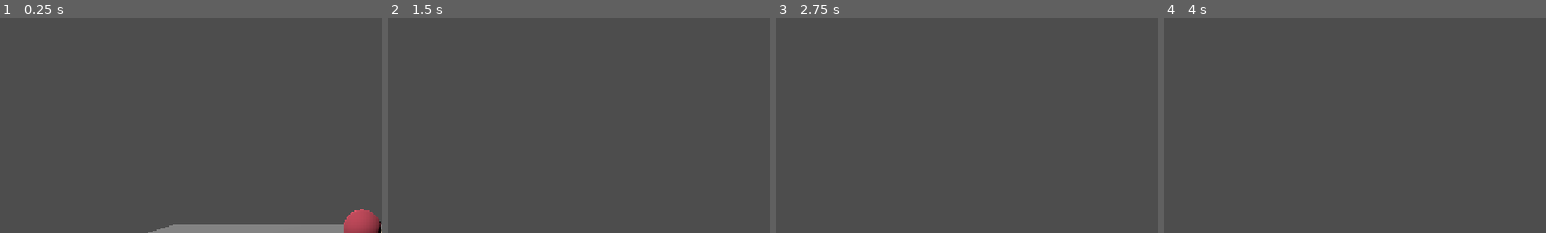
Above: before the commit, frames 1-4 (left to right).
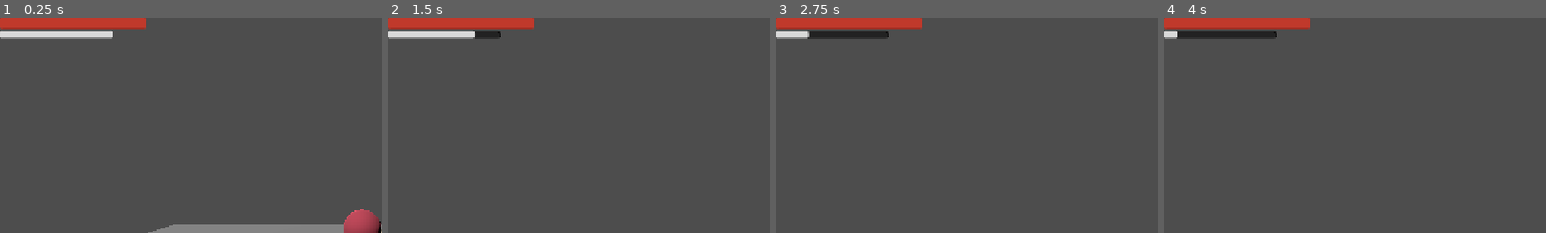
Above: after the commit, the same moments.

Repository: felipeallen20/valero-arpg
Game: Godot game, scene res://scenes/world.tscn
Same seed, same stepped clock (60 frames per second), same inputs: the game is played once before the commit and once after it. The project has no main scene, so this scene is started directly.
Inputs (mouse positions are % of the whole screen's width and height, from its top left):
- Up to frame 1 (0.25 s): no input
- Up to frame 2 (1.5 s): move the mouse to (55, 50) at 0.52 s; hold W (forward) from 0.53 s (still down); tap Shift (dodge) at 0.6 s; click (55, 50) at 0.67 s; tap Space (jump) at 0.77 s; move the mouse to (45, 50) at 1.27 s; click (45, 50) at 1.35 s
- Up to frame 3 (2.75 s): keep holding W (forward); tap Space (jump) at 1.52 s; tap Shift (dodge) at 1.55, 2.1 s; move the mouse to (52, 48) at 2.02 s
- Up to frame 4 (4 s): keep holding W (forward); move the mouse to (49, 52) at 2.77 s; tap Shift (dodge) at 2.85, 3.8 s; click (49, 52) at 2.92 s; tap Space (jump) at 3.02, 3.77 s; move the mouse to (57, 51) at 3.52 s; press the mouse at (57, 51) at 3.53 s
The pictures show only the part of the screen within x 0-50%, y 0-50%; the shares and areas given below are measured in that part.

The runs differ from the first frame. In frame 1, 3.2% of the frame differs, in the area x 0-39%, y 0-10%; in frame 2, 3.2%; in frame 3, 3.1%; in frame 4, 3.1%.

Commit message:
UI for HP and stamina added

Diff:
--- /dev/null
+++ b/valero/scenes/UI/HUD/hud.tscn
@@ -0,0 +1,28 @@
+[gd_scene format=3 uid="uid://brnr1b1ay3jen"]
+
+[ext_resource type="Script" uid="uid://cj8a1spxb818l" path="res://scripts/UI/hud.gd" id="1_5f3yu"]
+
+[node name="HUD" type="CanvasLayer" unique_id=1768720518]
+script = ExtResource("1_5f3yu")
+
+[node name="MarginContainer" type="MarginContainer" parent="." unique_id=861371815]
+offset_right = 40.0
+offset_bottom = 40.0
+
+[node name="VBoxContainer" type="VBoxContainer" parent="MarginContainer" unique_id=1384896334]
+layout_mode = 2
+size_flags_horizontal = 0
+
+[node name="HealthBar" type="ProgressBar" parent="MarginContainer/VBoxContainer" unique_id=1065543005]
+unique_name_in_owner = true
+custom_minimum_size = Vector2(220, 16)
+layout_mode = 2
+size_flags_horizontal = 0
+show_percentage = false
+
+[node name="StaminaBar" type="ProgressBar" parent="MarginContainer/VBoxContainer" unique_id=1357083118]
+unique_name_in_owner = true
+custom_minimum_size = Vector2(170, 10)
+layout_mode = 2
+size_flags_horizontal = 0
+show_percentage = false
--- a/valero/scenes/player.tscn
+++ b/valero/scenes/player.tscn
@@ -3,6 +3,7 @@
 [ext_resource type="Script" uid="uid://cuv0ovrg8ql0y" path="res://scripts/player/player.gd" id="1_3vyb7"]
 [ext_resource type="Script" uid="uid://d0g2w5ly45ill" path="res://scripts/player/player_camera.gd" id="2_g2els"]
 [ext_resource type="PackedScene" uid="uid://c5sjv3oxst7b3" path="res://scenes/weapons/practice_sword.tscn" id="3_qhqgy"]
+[ext_resource type="Script" uid="uid://c5oen0j314vy5" path="res://scripts/player/player_stats.gd" id="4_dqkch"]
 
 [sub_resource type="CapsuleMesh" id="CapsuleMesh_qhqgy"]
 
@@ -33,3 +34,6 @@
 
 [node name="PracticeSword" parent="." unique_id=938474064 instance=ExtResource("3_qhqgy")]
 transform = Transform3D(1.75, 0, 0, 0, 1.75, 0, 0, 0, 1.75, 0.51834464, -0.357847, -0.37549663)
+
+[node name="PlayerStats" type="Node3D" parent="." unique_id=1662973353]
+script = ExtResource("4_dqkch")
--- a/valero/scenes/world.tscn
+++ b/valero/scenes/world.tscn
@@ -3,6 +3,7 @@
 [ext_resource type="Script" uid="uid://cgxdi2i8d34kg" path="res://scripts/world/world.gd" id="1_nnsk1"]
 [ext_resource type="PackedScene" uid="uid://bbkopmp5481wl" path="res://scenes/player.tscn" id="2_rwgxs"]
 [ext_resource type="PackedScene" uid="uid://dbrdyhkcvccbv" path="res://scenes/enemy.tscn" id="3_4wyf3"]
+[ext_resource type="PackedScene" uid="uid://brnr1b1ay3jen" path="res://scenes/UI/HUD/hud.tscn" id="4_k0juu"]
 
 [sub_resource type="BoxShape3D" id="BoxShape3D_wwd58"]
 
@@ -25,7 +26,9 @@
 [node name="DirectionalLight3D" type="DirectionalLight3D" parent="." unique_id=1388006012]
 transform = Transform3D(0.8660254, 0.38302222, -0.32139382, 0, 0.64278764, 0.76604444, 0.5, -0.66341394, 0.5566704, 50, 50, 50)
 
-[node name="Player" parent="." unique_id=2042077057 instance=ExtResource("2_rwgxs")]
-
 [node name="Enemy" parent="." unique_id=703695394 instance=ExtResource("3_4wyf3")]
 transform = Transform3D(1, 0, 0, 0, 1, 0, 0, 0, 1, -0.019, 1.2, -3.34)
+
+[node name="HUD" parent="." unique_id=1768720518 instance=ExtResource("4_k0juu")]
+
+[node name="Player" parent="." unique_id=2042077057 groups=["player"] instance=ExtResource("2_rwgxs")]
--- /dev/null
+++ b/valero/scripts/UI/hud.gd
@@ -0,0 +1,75 @@
+extends CanvasLayer
+
+const HEALTH_COLOR := Color("#c0392b")    # rojo
+const STAMINA_COLOR := Color("#d9d9d9")   # blanco/gris
+const BAR_BG_COLOR := Color(0.0, 0.0, 0.0, 0.55)
+const BAR_BORDER_COLOR := Color(0.0, 0.0, 0.0, 0.8)
+const TWEEN_TIME := 0.12
+
+@onready var _health_bar: ProgressBar = %HealthBar
+@onready var _stamina_bar: ProgressBar = %StaminaBar
+
+var _stats: PlayerStats
+var _health_tween: Tween
+var _stamina_tween: Tween
+
+
+func _ready() -> void:
+	_style_bar(_health_bar, HEALTH_COLOR)
+	_style_bar(_stamina_bar, STAMINA_COLOR)
+
+	var player := get_tree().get_first_node_in_group("player")
+	if player == null:
+		push_warning("HUD: no hay ningún nodo en el grupo 'player'.")
+		return
+
+	_stats = player.get_node_or_null("PlayerStats") as PlayerStats
+	if _stats == null:
+		push_warning("HUD: el Player no tiene un hijo llamado 'PlayerStats'.")
+		return
+
+	if not _stats.is_node_ready():
+		await _stats.ready
+
+	_stats.health_changed.connect(_on_health_changed)
+	_stats.stamina_changed.connect(_on_stamina_changed)
+
+	_set_bar(_health_bar, _stats.health, _stats.max_health)
+	_set_bar(_stamina_bar, _stats.stamina, _stats.max_stamina)
+
+func _on_health_changed(current: float, maximum: float) -> void:
+	_health_tween = _animate_bar(_health_bar, current, maximum, _health_tween)
+
+
+func _on_stamina_changed(current: float, maximum: float) -> void:
+	# La estamina cambia cada frame al regenerar: se asigna directo, sin tween.
+	_set_bar(_stamina_bar, current, maximum)
+
+
+func _set_bar(bar: ProgressBar, current: float, maximum: float) -> void:
+	bar.max_value = maximum
+	bar.value = current
+
+
+func _animate_bar(bar: ProgressBar, current: float, maximum: float, old_tween: Tween) -> Tween:
+	bar.max_value = maximum
+	if old_tween:
+		old_tween.kill()
+	var tween := create_tween()
+	tween.tween_property(bar, "value", current, TWEEN_TIME)
+	return tween
+
+
+func _style_bar(bar: ProgressBar, fill_color: Color) -> void:
+	var bg := StyleBoxFlat.new()
+	bg.bg_color = BAR_BG_COLOR
+	bg.set_corner_radius_all(3)
+	bg.set_border_width_all(1)
+	bg.border_color = BAR_BORDER_COLOR
+
+	var fill := StyleBoxFlat.new()
+	fill.bg_color = fill_color
+	fill.set_corner_radius_all(3)
+
+	bar.add_theme_stylebox_override("background", bg)
+	bar.add_theme_stylebox_override("fill", fill)
--- a/valero/scripts/player/player.gd
+++ b/valero/scripts/player/player.gd
@@ -34,6 +34,10 @@
 const DODGE_COOLDOWN := 0.40
 const DODGE_IFRAMES := 0.22
 
+const DODGE_STAMINA_COST := 25.0
+
+@onready var stats: PlayerStats = $PlayerStats
+
 var _is_dodging := false
 var _dodge_time_left := 0.0
 var _dodge_cooldown_left := 0.0
@@ -59,6 +63,7 @@
 	# evitando que "flote" o pierda el contacto al bajar rampas suaves.
 	floor_snap_length = 0.3
 	_weapon.wielder = self
+	stats.died.connect(_on_died)
 
 
 func _physics_process(delta: float) -> void:
@@ -78,6 +83,7 @@
 		_turn_body(direction, delta)
 
 	move_and_slide()
+	stats.invulnerable = _is_invulnerable
 
 
 # --- Salto ---
@@ -168,6 +174,9 @@
 		return
 	if _is_dodging or _dodge_cooldown_left > 0.0:
 		return
+	if not stats.use_stamina(DODGE_STAMINA_COST):
+		return
+		_start_dodge()
 	# Un solo dash en el aire por salto; se recarga al tocar el suelo.
 	if not is_on_floor() and not _air_dash_available:
 		return
@@ -224,3 +233,7 @@
 		_iframe_time_left -= delta
 		if _iframe_time_left <= 0.0:
 			_is_invulnerable = false
+
+func _on_died() -> void:
+	set_physics_process(false)
+	print("Jugador muerto")
--- /dev/null
+++ b/valero/scripts/player/player_stats.gd
@@ -0,0 +1,145 @@
+class_name PlayerStats
+extends Node
+
+# --- Señales (la UI y otros sistemas se conectan a estas) ---
+signal health_changed(current: float, maximum: float)
+signal stamina_changed(current: float, maximum: float)
+signal damaged(amount: float)
+signal healed(amount: float)
+signal stamina_depleted
+signal died
+
+# --- Vida ---
+@export_group("Vida")
+@export var max_health: float = 100.0:
+	set(value):
+		max_health = maxf(value, 1.0)
+		if is_node_ready():
+			health = health  # re-clampa contra el nuevo máximo
+@export var health_regen_rate: float = 0.0   # HP/s (0 = sin regeneración)
+
+# --- Estamina ---
+@export_group("Estamina")
+@export var max_stamina: float = 100.0:
+	set(value):
+		max_stamina = maxf(value, 1.0)
+		if is_node_ready():
+			stamina = stamina
+@export var stamina_regen_rate: float = 25.0   # puntos/s una vez termina la espera
+@export var stamina_regen_delay: float = 0.8   # segundos sin regenerar tras gastar
+
+# Valores actuales. Los setters clampan y emiten la señal, así que basta con
+# asignar para que todo se mantenga coherente.
+var health: float:
+	set(value):
+		var clamped := clampf(value, 0.0, max_health)
+		if is_equal_approx(clamped, health):
+			return
+		health = clamped
+		health_changed.emit(health, max_health)
+
+var stamina: float:
+	set(value):
+		var clamped := clampf(value, 0.0, max_stamina)
+		if is_equal_approx(clamped, stamina):
+			return
+		stamina = clamped
+		stamina_changed.emit(stamina, max_stamina)
+		if stamina <= 0.0:
+			stamina_depleted.emit()
+
+# Mientras sea true, take_damage() no hace nada (i-frames del dash, etc.).
+var invulnerable := false
+
+var _regen_delay_left := 0.0
+
+
+func _ready() -> void:
+	health = max_health
+	stamina = max_stamina
+
+
+func _process(delta: float) -> void:
+	if is_dead():
+		return
+	_regen_stamina(delta)
+	if health_regen_rate > 0.0:
+		health += health_regen_rate * delta
+
+
+# --- Vida ---
+func is_dead() -> bool:
+	return health <= 0.0
+
+
+# Devuelve el daño realmente aplicado (0 si era invulnerable o ya estaba muerto).
+func take_damage(amount: float) -> float:
+	if amount <= 0.0 or invulnerable or is_dead():
+		return 0.0
+	var before := health
+	health -= amount
+	var applied := before - health
+	damaged.emit(applied)
+	if is_dead():
+		died.emit()
+	return applied
+
+
+func heal(amount: float) -> float:
+	if amount <= 0.0 or is_dead():
+		return 0.0
+	var before := health
+	health += amount
+	var applied := health - before
+	if applied > 0.0:
+		healed.emit(applied)
+	return applied
+
+
+# --- Estamina ---
+func has_stamina(amount: float) -> bool:
+	return stamina >= amount
+
+
+# Gasto puntual (dash, ataque). Si no alcanza, no gasta nada y devuelve false.
+func use_stamina(amount: float) -> bool:
+	if not has_stamina(amount):
+		return false
+	stamina -= amount
+	_regen_delay_left = stamina_regen_delay
+	return true
+
+
+# Gasto continuo (correr, bloquear): llamar cada frame con "coste por segundo * delta".
+# Devuelve false cuando se acabó la estamina.
+func drain_stamina(amount: float) -> bool:
+	if stamina <= 0.0:
+		return false
+	stamina -= amount
+	_regen_delay_left = stamina_regen_delay
+	return stamina > 0.0
+
+
+func restore_stamina(amount: float) -> void:
+	stamina += amount
+
+
+func _regen_stamina(delta: float) -> void:
+	if _regen_delay_left > 0.0:
+		_regen_delay_left -= delta
+		return
+	if stamina < max_stamina:
+		stamina += stamina_regen_rate * delta
+
+
+# --- Utilidades ---
+func get_health_ratio() -> float:
+	return health / max_health
+
+func get_stamina_ratio() -> float:
+	return stamina / max_stamina
+
+func restore_all() -> void:
+	health = max_health
+	stamina = max_stamina
+	_regen_delay_left = 0.0
Not shown, added: valero/scripts/UI/hud.gd.uid
Not shown, added: valero/scripts/player/player_stats.gd.uid
